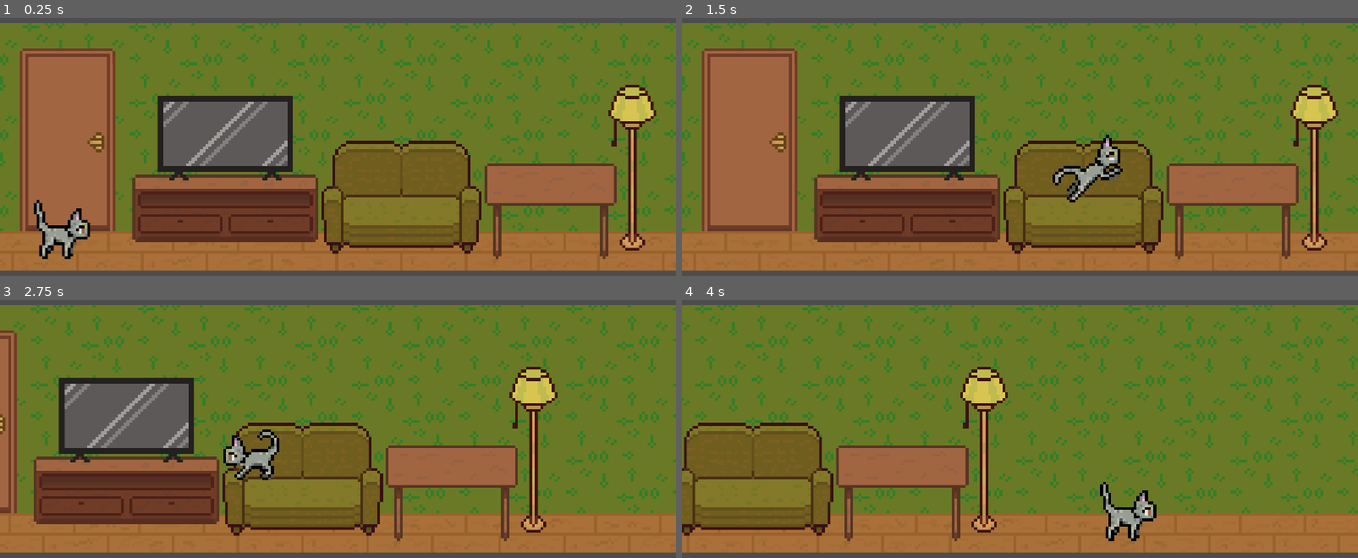
Above: before the commit, frames 1-4 (two rows, left to right).
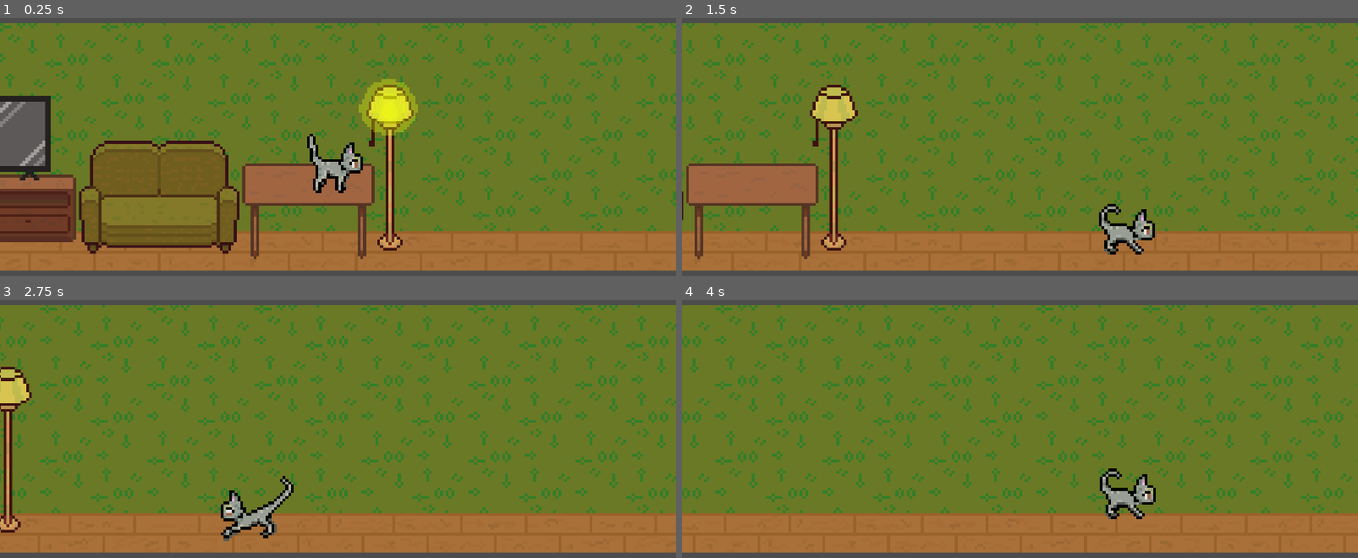
Above: after the commit, the same moments.

Repository: Treno1/NaughtyCat
Game: Godot game, scene res://scenes/game.tscn
Two runs of this game, one before a commit and one after it. Both use one fixed random seed, a clock stepped at 60 frames per second and the inputs below.
Inputs:
- Up to frame 1 (0.25 s): no input
- Up to frame 2 (1.5 s): hold D (move_right) from 0.53 s (still down); tap E (interact) at 0.6 s; tap Space (jump) at 0.77, 0.8, 1.07, 1.35 s
- Up to frame 3 (2.75 s): tap Space (jump) at 1.52, 1.82, 2.3 s; tap E (interact) at 1.55, 2.1 s; release D (move_right) at 2.03 s; hold A (move_left) from 2.03 s (still down)
- Up to frame 4 (4 s): release A (move_left) at 2.78 s; hold D (move_right) from 2.78 s (still down); tap E (interact) at 2.85 s; tap Space (jump) at 3.02, 3.32, 3.6, 3.77 s

The runs differ from the first frame. In frame 1, 49% of the frame differs, in the area x 0-100%, y 1-94%; in frame 2, 45%; in frame 3, 38%; in frame 4, 27%.

Commit message:
Interactable

Diff:
--- a/scenes/game.tscn
+++ b/scenes/game.tscn
@@ -1,9 +1,11 @@
-[gd_scene load_steps=18 format=3 uid="uid://c8i4g673wuxt1"]
+[gd_scene load_steps=21 format=3 uid="uid://c8i4g673wuxt1"]
 
 [ext_resource type="Script" uid="uid://bao8i56q8jlrq" path="res://scripts/game.gd" id="1_lbhrr"]
 [ext_resource type="PackedScene" uid="uid://co1pxrnjscwd0" path="res://scenes/player.tscn" id="1_uwrxv"]
 [ext_resource type="Texture2D" uid="uid://b5b28wckvo4ot" path="res://assets/sprites/lvl1/Room.png" id="1_yqjtg"]
 [ext_resource type="PackedScene" uid="uid://cocn3nc3mwbvg" path="res://scenes/landing_collision.tscn" id="3_lnu2h"]
+[ext_resource type="Script" uid="uid://dswlqj6p7vtxg" path="res://scenes/interactable.gd" id="5_iywne"]
+[ext_resource type="Texture2D" uid="uid://dcmvcs5mo5ski" path="res://assets/sprites/lvl1/Lamp On.png" id="6_p57ef"]
 
 [sub_resource type="WorldBoundaryShape2D" id="WorldBoundaryShape2D_uwrxv"]
 
@@ -44,15 +46,18 @@
 
 [sub_resource type="WorldBoundaryShape2D" id="WorldBoundaryShape2D_kvpfn"]
 
+[sub_resource type="CapsuleShape2D" id="CapsuleShape2D_lbhrr"]
+radius = 3.0
+
 [node name="Game" type="Node2D"]
 script = ExtResource("1_lbhrr")
 
-[node name="Sprite2D" type="Sprite2D" parent="."]
+[node name="RoomBG" type="Sprite2D" parent="."]
 position = Vector2(206, 20)
 texture = ExtResource("1_yqjtg")
 
 [node name="Player" parent="." instance=ExtResource("1_uwrxv")]
-position = Vector2(-121, 59)
+position = Vector2(62, 27)
 
 [node name="Camera2D" type="Camera2D" parent="Player"]
 position = Vector2(0, -36)
@@ -160,6 +165,25 @@
 [node name="CollisionShape2D" type="CollisionShape2D" parent="FloorLanding"]
 shape = SubResource("WorldBoundaryShape2D_kvpfn")
 
+[node name="Lamp" type="Node" parent="."]
+
+[node name="LampSwitch" type="Area2D" parent="Lamp" node_paths=PackedStringArray("target_sprite")]
+position = Vector2(76, 18)
+collision_layer = 0
+collision_mask = 2
+script = ExtResource("5_iywne")
+target_sprite = NodePath("../LampLight")
+
+[node name="CollisionShape2D" type="CollisionShape2D" parent="Lamp/LampSwitch"]
+shape = SubResource("CapsuleShape2D_lbhrr")
+
+[node name="LampLight" type="Sprite2D" parent="Lamp"]
+position = Vector2(80, 6)
+texture = ExtResource("6_p57ef")
+
+[connection signal="body_entered" from="Lamp/LampSwitch" to="Lamp/LampSwitch" method="_on_body_entered"]
+[connection signal="body_exited" from="Lamp/LampSwitch" to="Lamp/LampSwitch" method="_on_body_exited"]
+
 [editable path="Surfaces/TvStand/Landing5"]
 [editable path="Surfaces/CouchSit/Landing4"]
 [editable path="Surfaces/CouchLeftArmrest/Landing3"]
--- /dev/null
+++ b/scenes/interactable.gd
@@ -0,0 +1,24 @@
+extends Area2D
+class_name Interactable
+
+@export var target_sprite: Sprite2D = null
+
+func _on_body_entered(body: Node2D) -> void:
+	if body != Game.player:
+		return
+
+	Game.player.add_interactable(self)
+
+
+func _on_body_exited(body: Node2D) -> void:
+	if body != Game.player:
+		return
+
+	Game.player.remove_interactable(self)
+
+
+func interact() -> void:
+	if target_sprite == null:
+		return
+
+	target_sprite.visible = !target_sprite.visible
--- a/scenes/player.tscn
+++ b/scenes/player.tscn
@@ -156,7 +156,7 @@
 }],
 "loop": false,
 "name": &"poke",
-"speed": 3.0
+"speed": 20.0
 }, {
 "frames": [{
 "duration": 1.0,
@@ -176,9 +176,36 @@
 "speed": 8.0
 }]
 
-[sub_resource type="CapsuleShape2D" id="CapsuleShape2D_ur7pv"]
+[sub_resource type="CapsuleShape2D" id="CapsuleShape2D_g2els"]
 radius = 7.9999995
-height = 18.0
+height = 20.0
+
+[sub_resource type="Animation" id="Animation_g2els"]
+resource_name = "poke"
+length = 0.100005
+step = 0.05
+tracks/0/type = "method"
+tracks/0/imported = false
+tracks/0/enabled = true
+tracks/0/path = NodePath(".")
+tracks/0/interp = 1
+tracks/0/loop_wrap = true
+tracks/0/keys = {
+"times": PackedFloat32Array(0, 0.1),
+"transitions": PackedFloat32Array(1, 1),
+"values": [{
+"args": [],
+"method": &"poke_animation"
+}, {
+"args": [],
+"method": &"interact"
+}]
+}
+
+[sub_resource type="AnimationLibrary" id="AnimationLibrary_qhqgy"]
+_data = {
+&"poke": SubResource("Animation_g2els")
+}
 
 [node name="Player" type="CharacterBody2D"]
 collision_layer = 2
@@ -187,13 +214,21 @@
 [node name="AnimatedSprite2D" type="AnimatedSprite2D" parent="."]
 position = Vector2(0, -16)
 sprite_frames = SubResource("SpriteFrames_smehm")
-animation = &"idle"
+animation = &"poke"
 autoplay = "idle"
+frame = 3
+frame_progress = 1.0
 
 [node name="CollisionShape2D" type="CollisionShape2D" parent="."]
 z_index = 5
-position = Vector2(0, -9)
-rotation = 1.5707964
-shape = SubResource("CapsuleShape2D_ur7pv")
+position = Vector2(2, -9)
+rotation = 4.712389
+shape = SubResource("CapsuleShape2D_g2els")
 
 [node name="AnimationPlayer" type="AnimationPlayer" parent="."]
+libraries = {
+&"": SubResource("AnimationLibrary_qhqgy")
+}
+
+[connection signal="animation_changed" from="AnimatedSprite2D" to="." method="_on_animated_sprite_2d_animation_changed"]
+[connection signal="animation_finished" from="AnimatedSprite2D" to="." method="_on_animated_sprite_2d_animation_finished"]
--- a/scripts/player.gd
+++ b/scripts/player.gd
@@ -5,21 +5,39 @@
 const JUMP_VELOCITY = -200.0
 
 @onready var animated_sprite: AnimatedSprite2D = $AnimatedSprite2D
+@onready var animation_player: AnimationPlayer = $AnimationPlayer
+@onready var collision_shape: CollisionShape2D = $CollisionShape2D
 
-var landings := []
+var _is_poking := false
+var _landings := []
+var _interactables := []
 
+#region linking
 func add_landing(instance_id: int):
-	if not landings.has(instance_id):
-		landings.append(instance_id)
+	if not _landings.has(instance_id):
+		_landings.append(instance_id)
 
 func remove_landing(instance_id: int):
-	landings.erase(instance_id)
+	_landings.erase(instance_id)
+
+func add_interactable(instance: Interactable):
+	if not _interactables.has(instance):
+		_interactables.append(instance)
+
+func remove_interactable(instance: Interactable):
+	_interactables.erase(instance)
+#endregion
+
 
 func is_in_landing_zone():
-	return !landings.is_empty()
+	return !_landings.is_empty()
+
+func is_near_interactable():
+	return !_interactables.is_empty()
 
 func _ready() -> void:
 	Game.player = self
+
 
 func _physics_process(delta: float) -> void:
 	# Add the gravity.
@@ -28,7 +46,10 @@
 
 	# Handle jump.
 	if Input.is_action_just_pressed("jump") and is_on_floor():
-		velocity.y = JUMP_VELOCITY
+		if Input.is_action_pressed("move_down"):
+			position.y += 1
+		else:
+			velocity.y = JUMP_VELOCITY
 
 	# Gets the input direction: -1, 0, 1
 	var direction := Input.get_axis("move_left", "move_right")
@@ -40,10 +61,14 @@
 		animated_sprite.flip_h = true
 
 	# Play animations
+	# Interact
+	if Input.is_action_just_pressed("interact"):
+		animation_player.play("poke")
 
 	if is_on_floor():
 		if direction == 0:
-			animated_sprite.play("idle")
+			if !_is_poking:
+				animated_sprite.play("idle")
 		else:
 			animated_sprite.play("run")
 	else:
@@ -64,3 +89,39 @@
 		velocity.x = move_toward(velocity.x, 0, SPEED)
 
 	move_and_slide()
+
+func poke_animation() -> void:
+	poke_collision_enable()
+	animated_sprite.play("poke")
+	_is_poking = true
+
+func interact() -> void:
+	if is_near_interactable():
+		_interactables[0].interact()
+
+
+func _on_animated_sprite_2d_animation_finished() -> void:
+	if _is_poking:
+		poke_collision_disable()
+	_is_poking = false
+
+
+func _on_animated_sprite_2d_animation_changed() -> void:
+	if _is_poking:
+		poke_collision_disable()
+	_is_poking = false
+
+func poke_collision_enable() -> void:
+	var capsule = collision_shape.shape as CapsuleShape2D
+	if capsule:
+		capsule.height = 20
+		if !animated_sprite.flip_h:
+			collision_shape.position.x = 2
+		else:
+			collision_shape.position.x = -2
+
+func poke_collision_disable() -> void:
+	var capsule = collision_shape.shape as CapsuleShape2D
+	if capsule:
+		capsule.height = 18
+		collision_shape.position.x = 0
Not shown, added: scenes/interactable.gd.uid
Not shown: 1 places in scenes/player.tscn that only renumber resources
